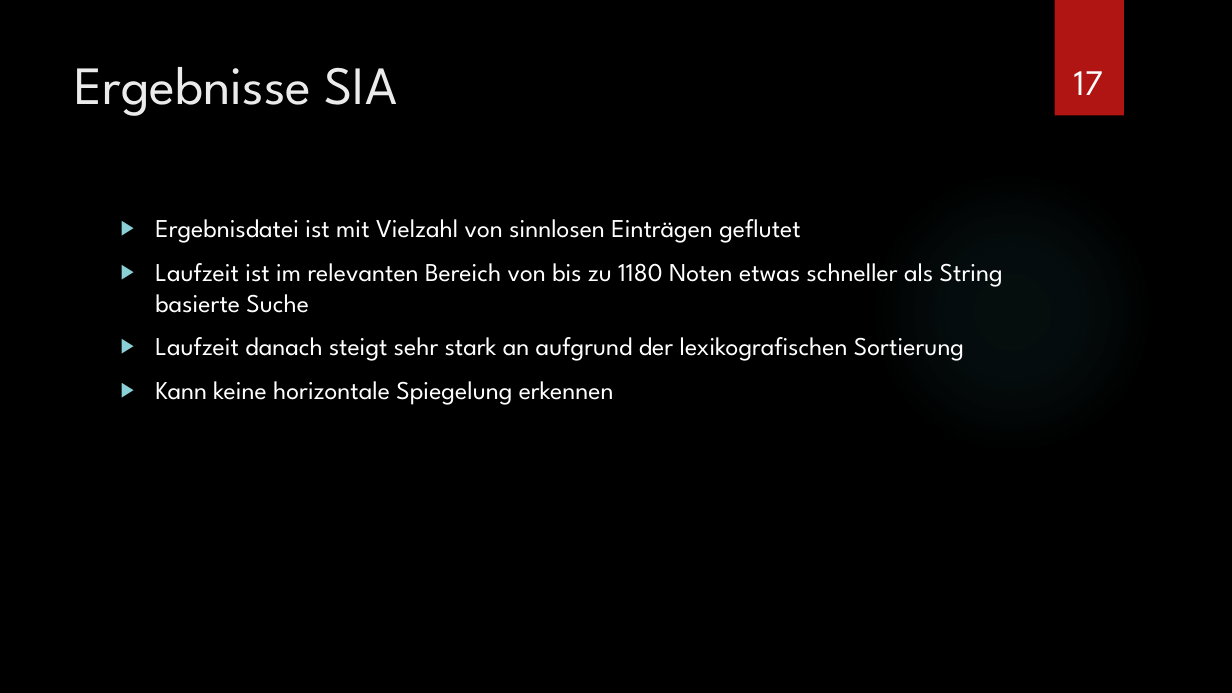
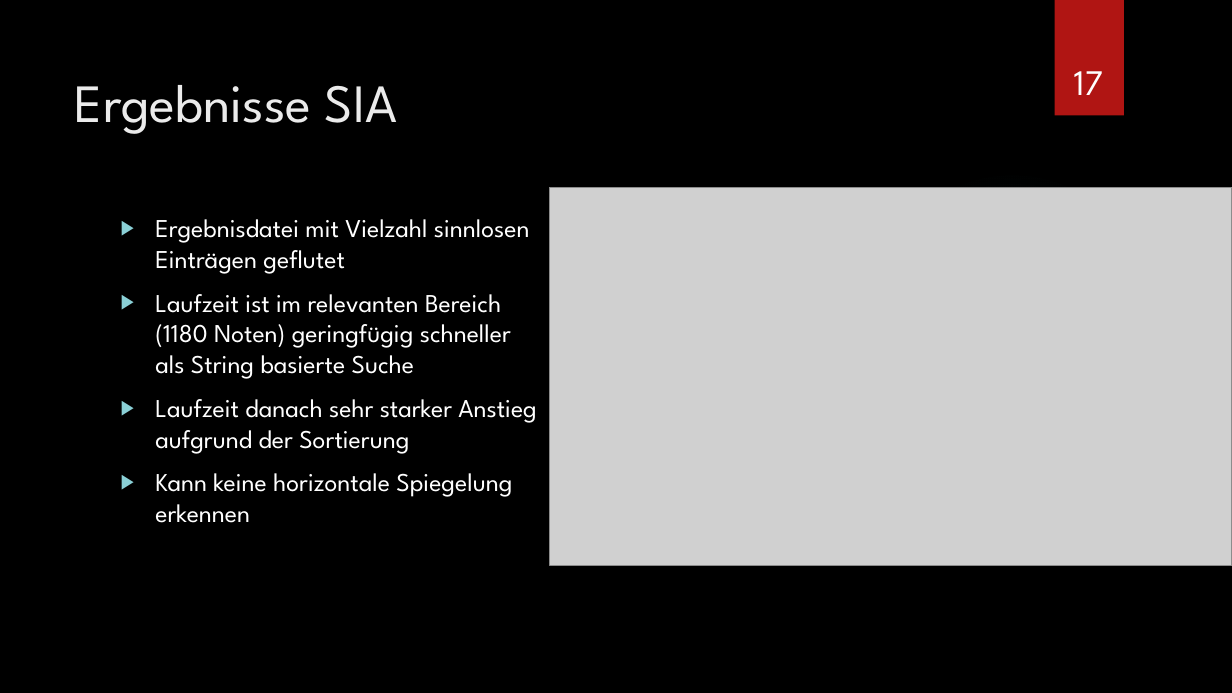
Before and after one commit to Hozeeben/Masterarbeit, a slide deck: slide 17 of Unterlagen/Masterseminar.pptx. Drawn at 1232x693 pixels with LibreOffice and Linux fonts; fonts in the diff are those of the drawing; grey boxes stand for pictures; background and template pictures are left out. Boxes give left, top, right and bottom in pixels: in the first picture for what was removed or moved away, otherwise in the second. Text is boxed around its words. In the diff, an @@ line names an element or a change of style, - is before the commit and + after.

```diff
--- a/Unterlagen/Masterseminar.pptx
+++ b/Unterlagen/Masterseminar.pptx
@@ title "Ergebnisse SIA" moved from (x1=75, y1=67, x2=398, y2=116) to (x1=75, y1=85, x2=398, y2=134) @@
@@ picture added at (x1=550, y1=188, x2=1232, y2=566) @@
@@ text at (x1=155, y1=219, x2=536, y2=454): text changed @@
-▶ Ergebnisdatei ist mit Vielzahl von sinnlosen Einträgen geflutet
-▶ Laufzeit ist im relevanten Bereich von bis zu 1180 Noten etwas schneller als String basierte Suche
-▶ Laufzeit danach steigt sehr stark an aufgrund der lexikografischen Sortierung
+▶ Ergebnisdatei mit Vielzahl sinnlosen Einträgen geflutet
+▶ Laufzeit ist im relevanten Bereich (1180 Noten) geringfügig schneller als String basierte Suche
+▶ Laufzeit danach sehr starker Anstieg aufgrund der Sortierung
```
Also in this commit, not shown: 13 other slides changed, 1 slide removed.
